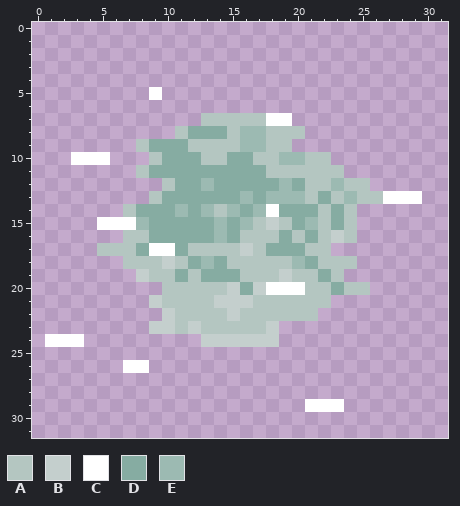
Two states of a pixel-art sprite, floor/processor/images/Panto2019/Finale/Moon_S_Reflection1.png. That is the earlier state.
The file is 32x32 pixels.
Palette (. is transparent): A #b4c6c1  B #c4cfcd  C #ffffff  D #86aca2  E #9cbab2
Pixels before, first column x 1:
 5 ........C....................
 6 .............................
 7 ............AAAAACC..........
 8 ..........ADDDAEEAAA.........
 9 .......ADDDAAAAEEAA..........
10 ..CCC...ADDDAADDAAEEAA.......
11 .......ADDDDDDDDDAAAAAA......
12 .........ADDEDDDDDEDAAEAA....
13 ........ADDDDDDEDEEEADAEAACCC
14 ......ADDDEDEAEDECDDDADA.....
15 ....CCCEDDDDDEDEABADEADA.....
16 ......AADDDDDEDAAADADABA.....
17 ....AAADCCDAAAABADDDAA.......
18 ......AAABADEDAAAAAEDAAA.....
19 .......BAADADDDAAABAADA......
20 .........AAAAABDBCCCAADAA....
21 ........BAAAABBBAAAAAA.......
22 .........BAAAABAAAAAA........
23 ........BBABAAAAAB...........
24 CCC.........BBBBBB...........
25 .............................
26 ......CC.....................
27 .............................
28 .............................
29 ....................CCC......
Once edited:
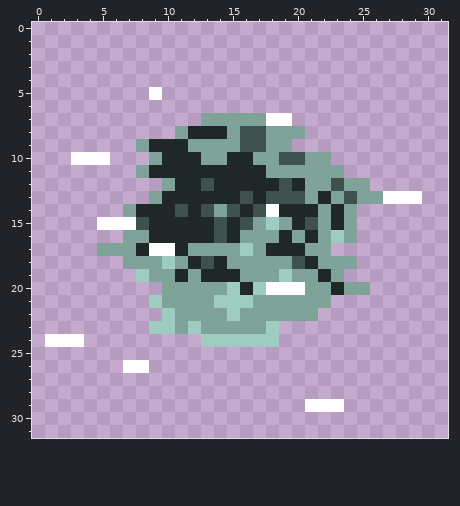
From old to new:
{"colour":"A","old":"#b4c6c1","new":"#7fa399"}
{"colour":"B","old":"#c4cfcd","new":"#9fccc0"}
{"colour":"D","old":"#86aca2","new":"#1f2826"}
{"colour":"E","old":"#9cbab2","new":"#3f514c"}
